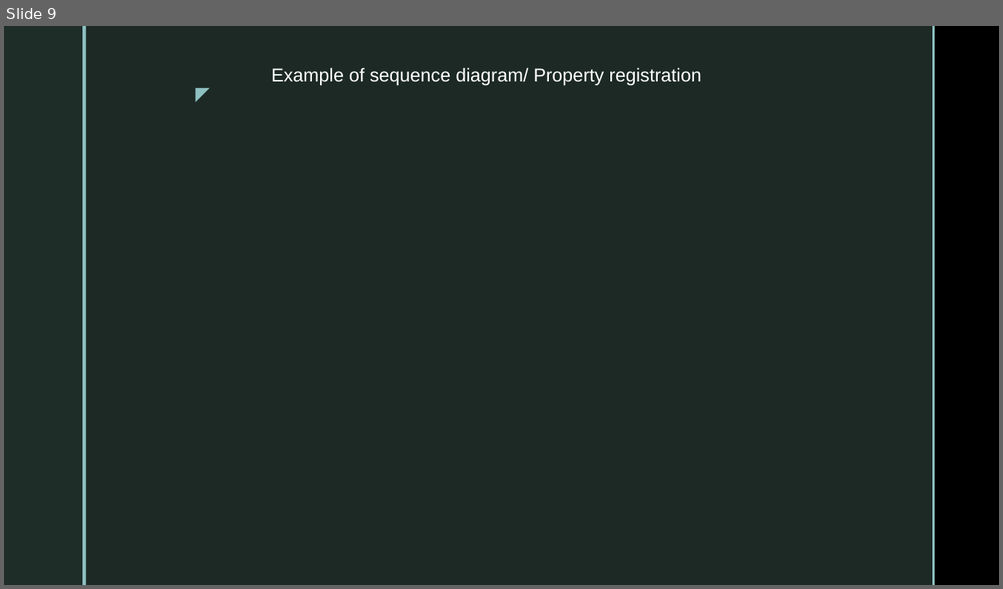
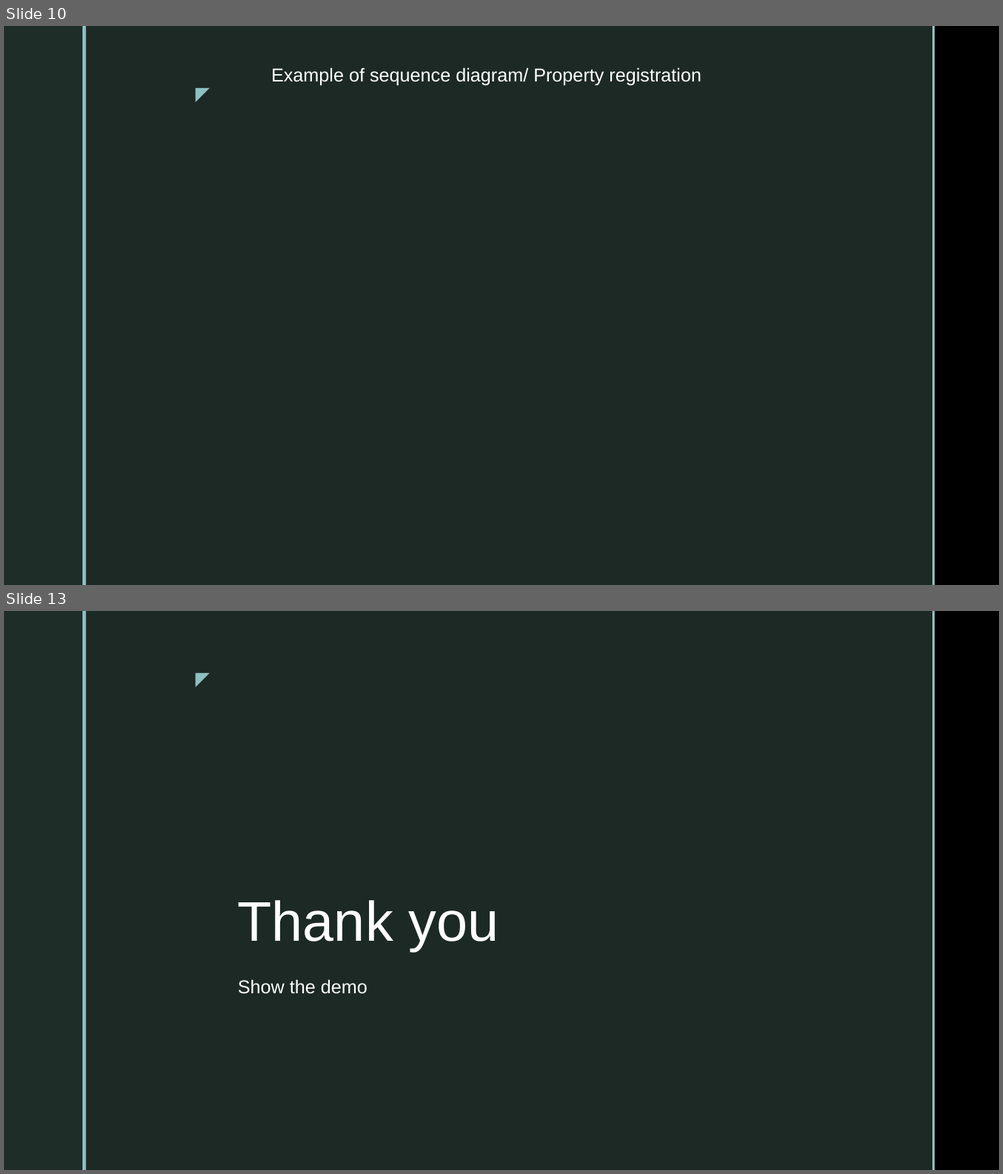
Before and after one commit to tuvshinbt/RealStateManagement, a slide deck: doc/Project presentation.pptx. Shown one above the other, each under a label of ours: slide 9 before the commit, slides 10 and 13 after it; the slides between them are not shown. The pictures are 1003x589 and 1003x1174 pixels, drawn with LibreOffice and Linux fonts; fonts in the diff are those of the drawing; background and template pictures are left out. Boxes give left, top, right and bottom in pixels: in the first picture for what was removed or moved away, otherwise in the second. Text is boxed around its words. In the diff, an @@ line names an element or a change of style, - is before the commit and + after.

```diff
--- a/doc/Project presentation.pptx
+++ b/doc/Project presentation.pptx
@@ slide 13 added at [4, 611, 999, 1170], background picture (left out); not listed: 5 template elements that a slide beside it also shows @@
@@ text added at [238, 900, 499, 994], 18 pt, text #FFFFFF @@
+Thank you
+Show the demo
@@ what was slide 9 is now slide 10 @@
```
Also in this commit, not shown: 6 slides changed, 1 other slide added.
